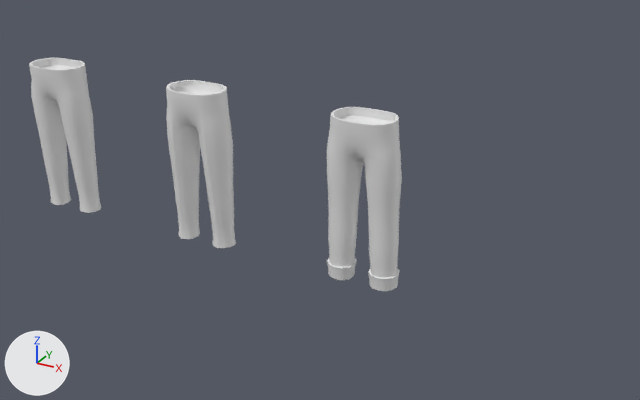
What one commit did to the Blender file Attires/Attires_Pants/Attires_Pants_ALL.blend.
One viewpoint serves both versions: a camera (50 mm lens) standing at (3.79, -3.7, 2.37) and looking at (1.71, 0.07, 0.49). Lighting does not change. The marker at lower left points along +X, +Y and +Z.

Names of what the first picture shows: 'Attire_Pants_Trousers', 'Attire_Pants_TrousersCreased', 'Attire_Pants_TrousersRolledUp'.
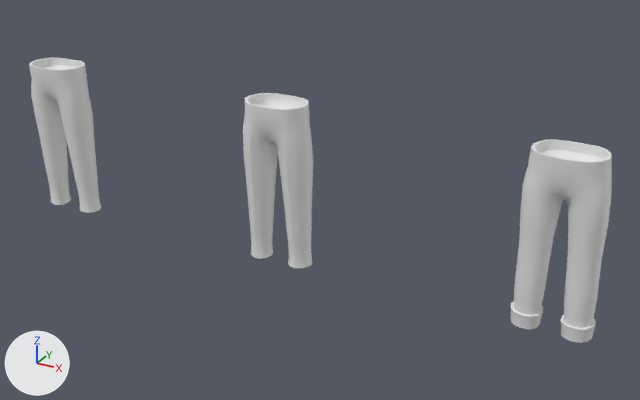
Patch to the scene script:
```diff
--- a/Attires/Attires_Pants/Attires_Pants_ALL.blend.py
+++ b/Attires/Attires_Pants/Attires_Pants_ALL.blend.py
@@ ob_attire_pants_trouserscreased @@
 ob_attire_pants_trouserscreased = bpy.data.objects.new('Attire_Pants_TrousersCreased', me_attire_pants_trouserscreased)
-ob_attire_pants_trouserscreased.location = (1.0, 0.0, 0.0)
+ob_attire_pants_trouserscreased.location = (1.5, 0.0, 0.0)
 _m = ob_attire_pants_trouserscreased.modifiers.new('Mirror', 'MIRROR')
@@ ob_attire_pants_trousersrolledup @@
 ob_attire_pants_trousersrolledup = bpy.data.objects.new('Attire_Pants_TrousersRolledUp', me_attire_pants_trousersrolledup)
-ob_attire_pants_trousersrolledup.location = (2.0, 0.0, 0.0)
+ob_attire_pants_trousersrolledup.location = (3.0, 0.0, 0.0)
 _m = ob_attire_pants_trousersrolledup.modifiers.new('Mirror', 'MIRROR')
```

Changed parts and their boxes (x1, y1, x2, y2) in the pictures (640 x 400 px):
'Attire_Pants_TrousersRolledUp', moved: before (327, 107, 402, 291); after (510, 139, 612, 343)
'Attire_Pants_TrousersCreased', moved: before (166, 80, 236, 248); after (243, 93, 313, 268)
